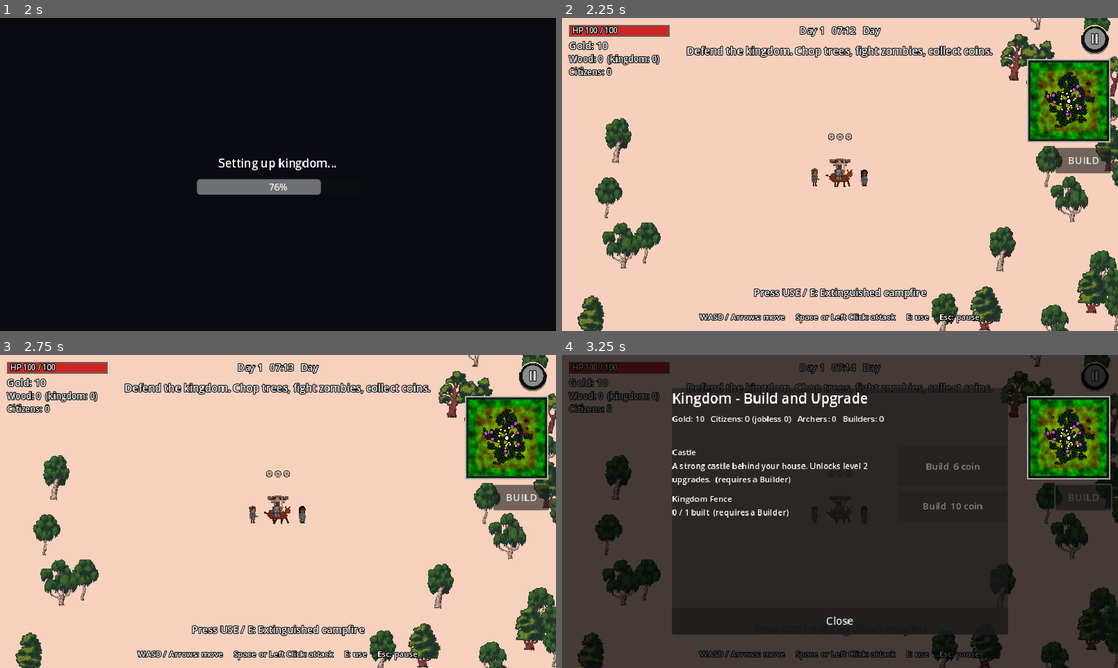
Above: before the commit, frames 1-4 (two rows, left to right).
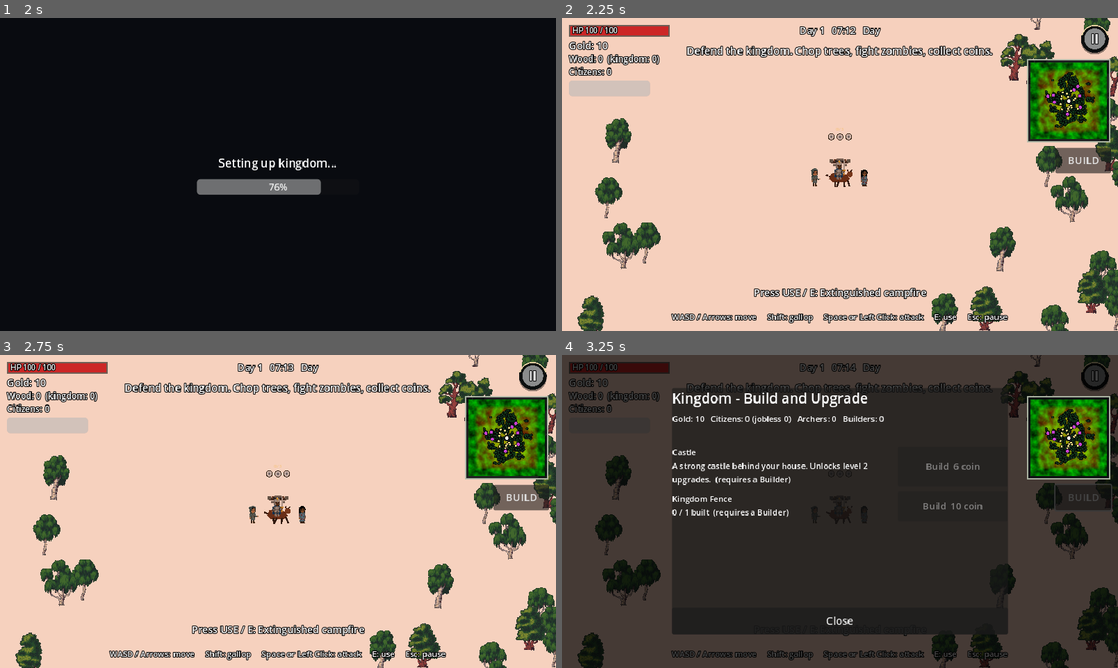
Above: after the commit, the same moments.

Repository: afie-boop/The-Fallen-Kingdom
Game: Godot game, scene res://scenes/main_menu.tscn
Same seed, same stepped clock (60 frames per second), same inputs: the game is played once before the commit and once after it.
Inputs (mouse positions are in pixels of both pictures, inside the frame that each line leads up to):
- Up to frame 1 (2 s): click "New Game" at 0.5 s; tap Enter at 1.25 s; move the mouse to (400, 158) at 1.27 s; hold D from 1.28 s (still down); hold E from 1.28 s (still down); click (400, 158) at 1.42 s; tap Space at 1.52 s
- Up to frame 2 (2.25 s): release D at 2 s; release E at 2 s; drag from (728, 190) to (812, 237) at 2.02 s
- Up to frame 3 (2.75 s): no input
- Up to frame 4 (3.25 s): click "BUILD" at 2.75 s

Frame 1 is identical in both runs. In frame 2, 1.8% of the frame differs, in the area x 1-81%, y 20-98%; in frame 3, 1.8%; in frame 4, 0.6%.
Error in both runs: Invalid access to property or key 'dead' on a base object of type 'Nil'. (res://scripts/game.gd:496)

Commit message:
Add mobile gallop control and horse stamina bar

Diff:
--- a/extracted/The-Fallen-Kingdom/scripts/hud.gd
+++ b/extracted/The-Fallen-Kingdom/scripts/hud.gd
@@ -21,6 +21,8 @@
 var attack_button: TouchActionButton
 var interact_button: TouchActionButton
 var pause_button: TouchActionButton
+var run_button: TouchActionButton
+var horse_stamina_bar: ProgressBar
 var touch_ui: bool = false
 
 var _root: Control
@@ -65,6 +67,14 @@
     add_child(_root)
     _root.set_anchors_and_offsets_preset(Control.PRESET_FULL_RECT)
     _build_status()
+    horse_stamina_bar = ProgressBar.new()
+    horse_stamina_bar.position = Vector2(12, 108)
+    horse_stamina_bar.size = Vector2(140, 12)
+    horse_stamina_bar.min_value = 0.0
+    horse_stamina_bar.max_value = 100.0
+    horse_stamina_bar.value = 100.0
+    horse_stamina_bar.show_percentage = false
+    _root.add_child(horse_stamina_bar)
     _build_controls()
     _minimap = GameMiniMap.new()
     _minimap.size = Vector2(142, 142)
@@ -133,6 +143,11 @@
         _minimap.setup(island, player_node, castle_node, world_nodes, world_size)
 
 
+func set_horse_stamina(value: float, maximum: float) -> void:
+    horse_stamina_bar.max_value = maximum
+    horse_stamina_bar.value = clampf(value, 0.0, maximum)
+
+
 func update_hp(hp: float, max_hp: float) -> void:
     _hp_fill.size.x = BAR_W * clampf(hp / maxf(1.0, max_hp), 0.0, 1.0)
     _hp_label.text = "HP %d / %d" % [int(ceil(hp)), int(max_hp)]
@@ -273,13 +288,18 @@
     interact_button.pressed.connect(func() -> void: interact_pressed.emit())
     set_interact_available(false)
 
+    run_button = TouchActionButton.new()
+    run_button.label_text = "RUN"
+    _root.add_child(run_button)
+    run_button.visible = touch_ui
+
     pause_button = TouchActionButton.new()
     pause_button.label_text = "II"
     _root.add_child(pause_button)
     pause_button.pressed.connect(func() -> void: pause_pressed.emit())
 
     # PC: show keyboard / mouse help instead of the touch controls.
-    _hint_label = _make_label(_root, "WASD / Arrows: move     Space or Left Click: attack     E: use     Esc: pause", 14)
+    _hint_label = _make_label(_root, "WASD / Arrows: move     Shift: gallop     Space or Left Click: attack     E: use     Esc: pause", 14)
     _hint_label.horizontal_alignment = HORIZONTAL_ALIGNMENT_CENTER
     _hint_label.set_anchors_and_offsets_preset(Control.PRESET_BOTTOM_WIDE)
     _hint_label.offset_top = -34.0
@@ -301,6 +321,8 @@
     var u: float = 88.0
     interact_button.size = Vector2(u, u)
     interact_button.position = Vector2(attack_button.position.x - u * 0.6, attack_button.position.y - u - 18.0)
+    run_button.size = Vector2(78, 78)
+    run_button.position = Vector2(vs.x - 92.0, vs.y - 238.0)
     pause_button.size = Vector2(52, 52)
     pause_button.position = Vector2(vs.x - 52.0 - 14.0, 10.0)
     if _minimap != null:
